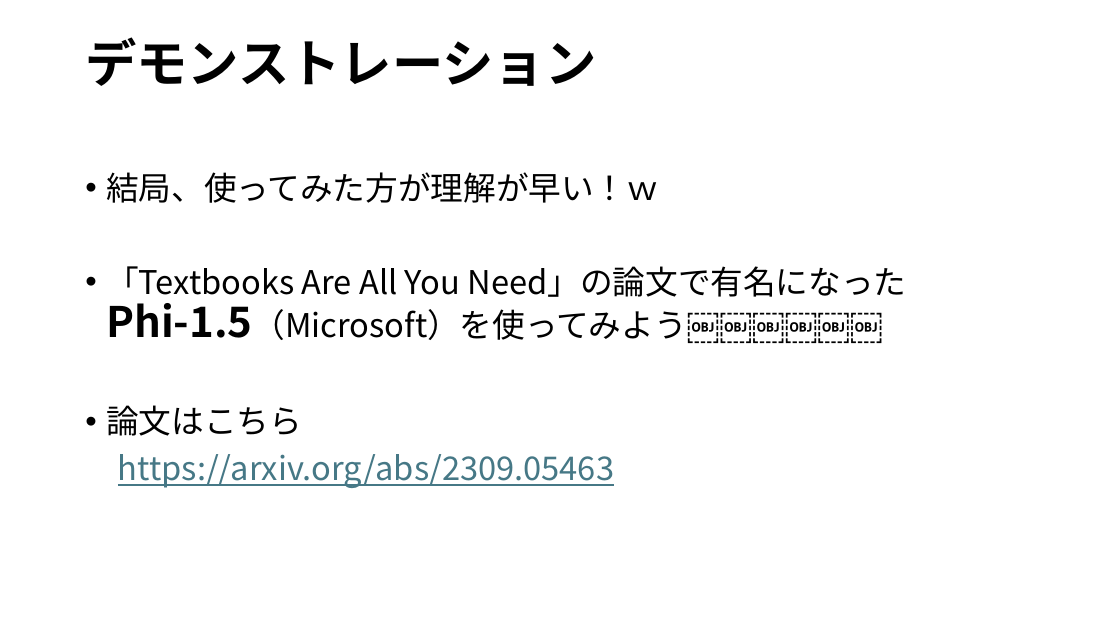
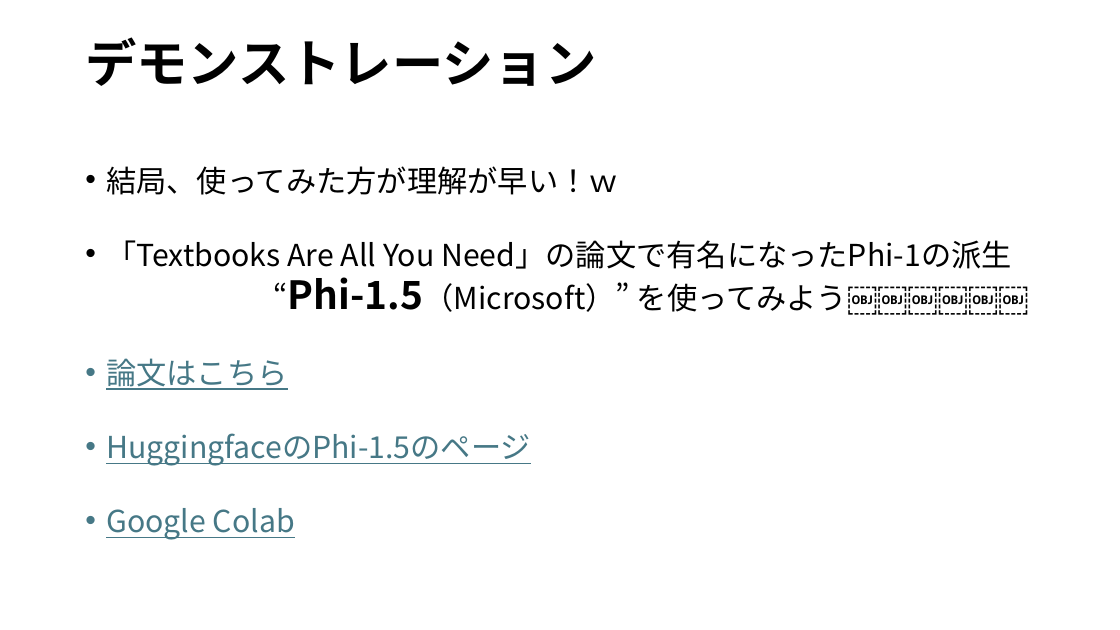
Before and after one commit to ikedachin/study_huggingface, a slide deck: slide 10 of huggingface 発表資料.pptx. Drawn at 1120x630 pixels with LibreOffice and Linux fonts; fonts in the diff are those of the drawing; background and template pictures are left out. Boxes give left, top, right and bottom in pixels: in the first picture for what was removed or moved away, otherwise in the second. Text is boxed around its words. In the diff, an @@ line names an element or a change of style, - is before the commit and + after.

```diff
--- a/huggingface 発表資料.pptx
+++ b/huggingface 発表資料.pptx
@@ text at (106,166,619,390): size 28 to 25.9 pt in "結局、使ってみた方が理解が早い！ｗ", "論文はこちら"; text colour #000000 to #467886, underline on in "論文はこちら"; line spacing 0.9 to 0.7 @@
@@ text at (106,240,1029,315): text changed; size 28 to 25.9 pt @@
-• 「Textbooks Are All You Need」の論文で有名になったPhi-1.5（Microsoft）を使ってみよう￼￼￼￼￼￼
+• 「Textbooks Are All You Need」の論文で有名になったPhi-1の派生
+“Phi-1.5（Microsoft）” を使ってみよう￼￼￼￼￼￼
@@ text at (106,433,531,540): text changed; size 28 to 25.9 pt @@
-https://arxiv.org/abs/2309.05463
+• HuggingfaceのPhi-1.5のページ
+• Google Colab
```
Also in this commit, not shown: 5 other slides changed, 2 slides added, 1 slide removed, 2 other files.
